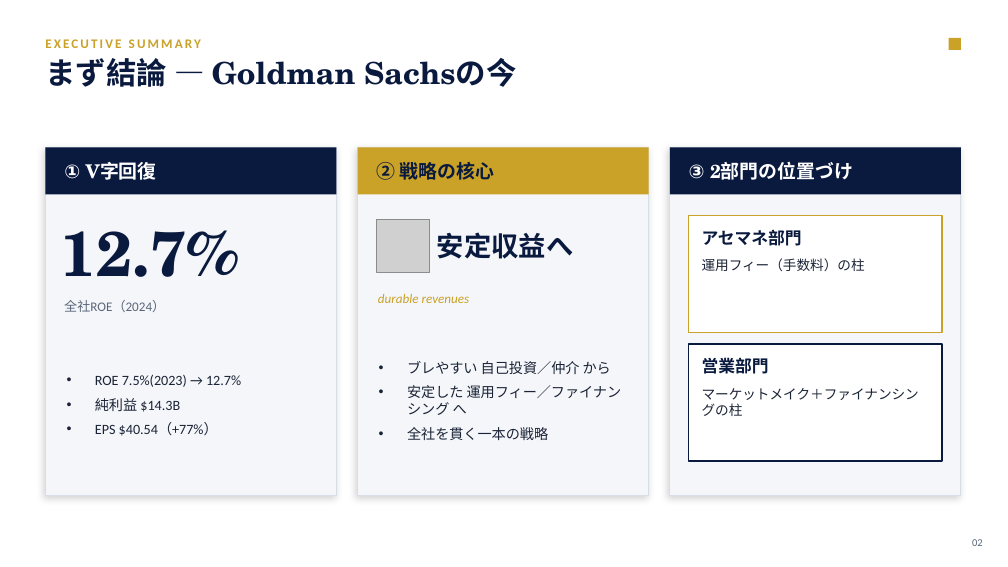
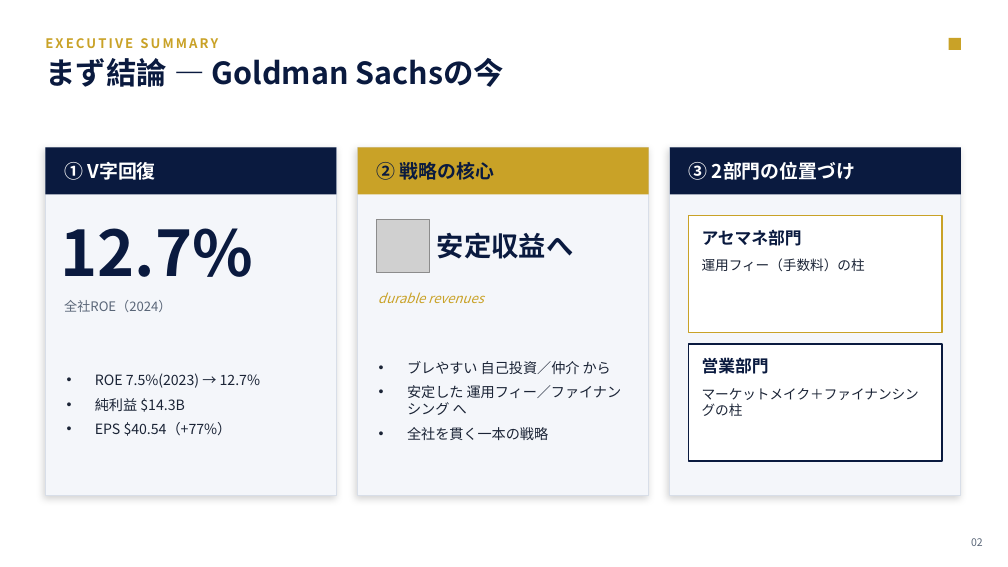
Before and after one commit to Kokidesu/Koki, a slide deck: slide 2 of projects/goldman-sachs-research/Goldman-Sachs-就活企業研究.pptx. Drawn at 1008x567 pixels with LibreOffice and Linux fonts; fonts in the diff are those of the drawing; grey boxes stand for pictures. Boxes give left, top, right and bottom in pixels: in the first picture for what was removed or moved away, otherwise in the second. Text is boxed around its words. In the diff, an @@ line names an element or a change of style, - is before the commit and + after.

```diff
--- a/projects/goldman-sachs-research/Goldman-Sachs-就活企業研究.pptx
+++ b/projects/goldman-sachs-research/Goldman-Sachs-就活企業研究.pptx
@@ font TeX Gyre Schola to Noto Sans CJK JP in 4 elements at [45, 58, 504, 87], [64, 162, 155, 180], [60, 228, 253, 277], [689, 161, 855, 180] @@
@@ font Calibri to Noto Sans CJK JP in 5 elements at [45, 38, 218, 48], [64, 300, 171, 312], [95, 373, 260, 436], [378, 292, 484, 303], [971, 538, 983, 546] @@
```
Also in this commit, not shown: 15 other slides changed, 2 other files.
